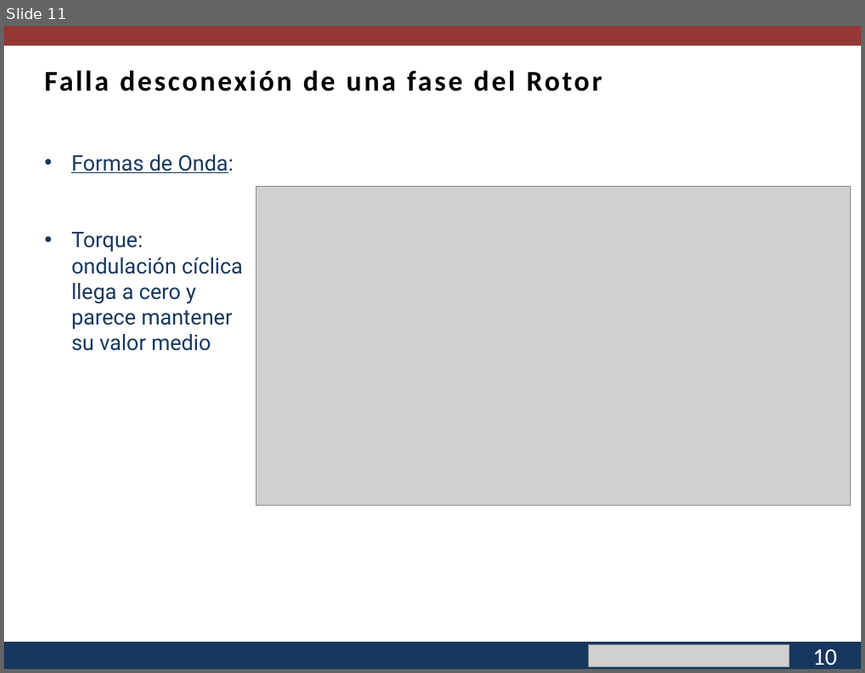
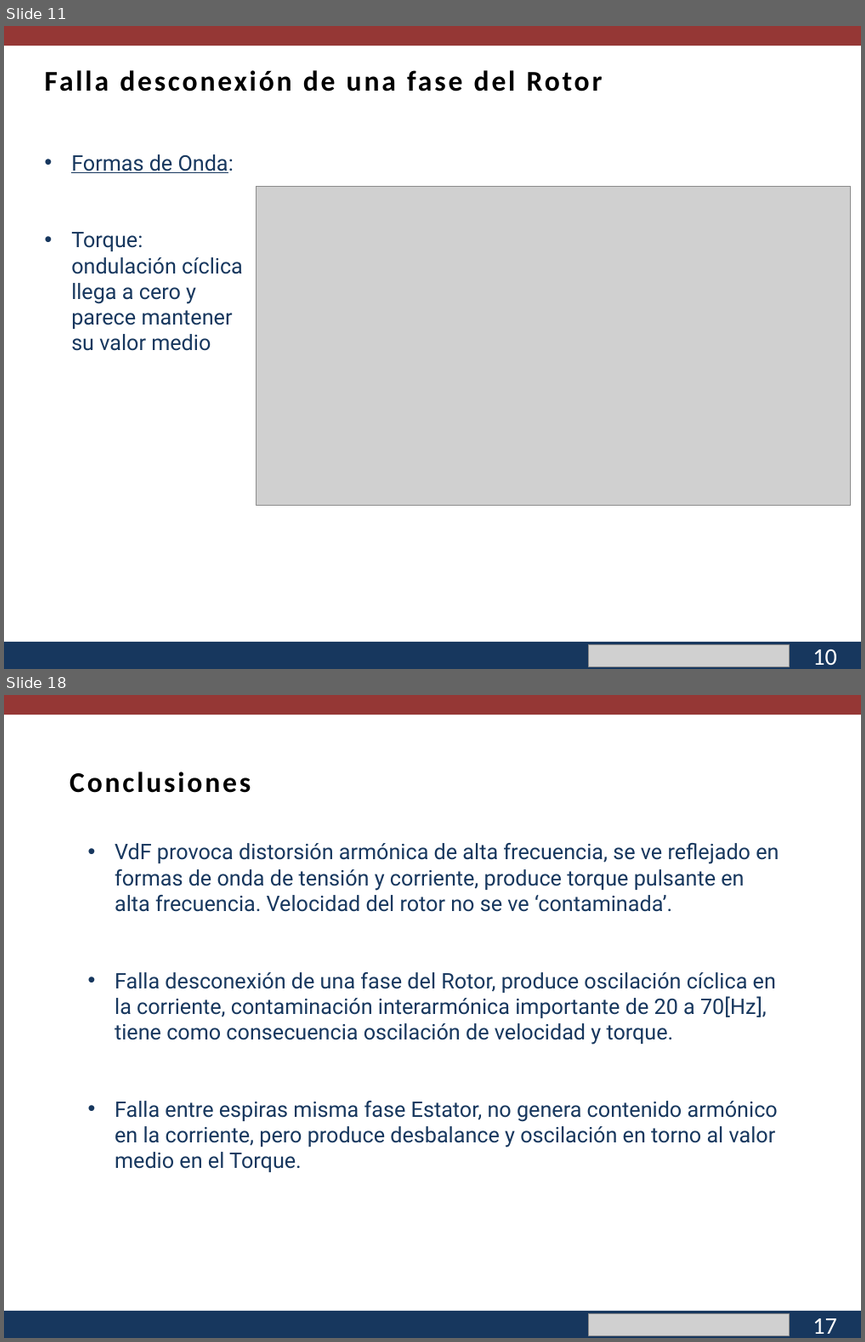
Before and after one commit to cisternashdiego/Proyecto1, a slide deck: Segunda Mesa.pptx. Shown one above the other, each under a label of ours: slide 11 before the commit, slides 11 and 18 after it; the slides between them are not shown. The pictures are 865x673 and 865x1342 pixels, drawn with LibreOffice and Linux fonts; fonts in the diff are those of the drawing; grey boxes stand for pictures; background and template pictures are left out. Boxes give left, top, right and bottom in pixels: in the first picture for what was removed or moved away, otherwise in the second. Text is boxed around its words. In the diff, an @@ line names an element or a change of style, - is before the commit and + after.

```diff
--- a/Segunda Mesa.pptx
+++ b/Segunda Mesa.pptx
@@ slide 18 added at <box>4,695,861,1338</box>, background #FFFFFF; not listed: 3 template elements that a slide beside it also shows @@
@@ text added at <box>69,771,250,793</box>, 24 pt, text #000000, bold @@
+Conclusiones
@@ text added at <box>114,843,778,1172</box>, 18 pt, text #17375E @@
+• VdF provoca distorsión armónica de alta frecuencia, se ve reflejado en formas de onda de tensión y corriente, produce torque pulsante en alta frecuencia. Velocidad del rotor no se ve ‘contaminada’.
+• Falla desconexión de una fase del Rotor, produce oscilación cíclica en la corriente, contaminación interarmónica importante de 20 a 70[Hz], tiene como consecuencia oscilación de velocidad y torque.
+• Falla entre espiras misma fase Estator, no genera contenido armónico en la corriente, pero produce desbalance y oscilación en torno al valor medio en el Torque.
@@ picture added at <box>588,1313,788,1335</box> @@
@@ text added at <box>812,1318,836,1333</box>, 20 pt, text #FFFFFF @@
+17
```
Also in this commit, not shown: 7 slides changed, 4 other slides added, 4 slides removed, 2 other files.
